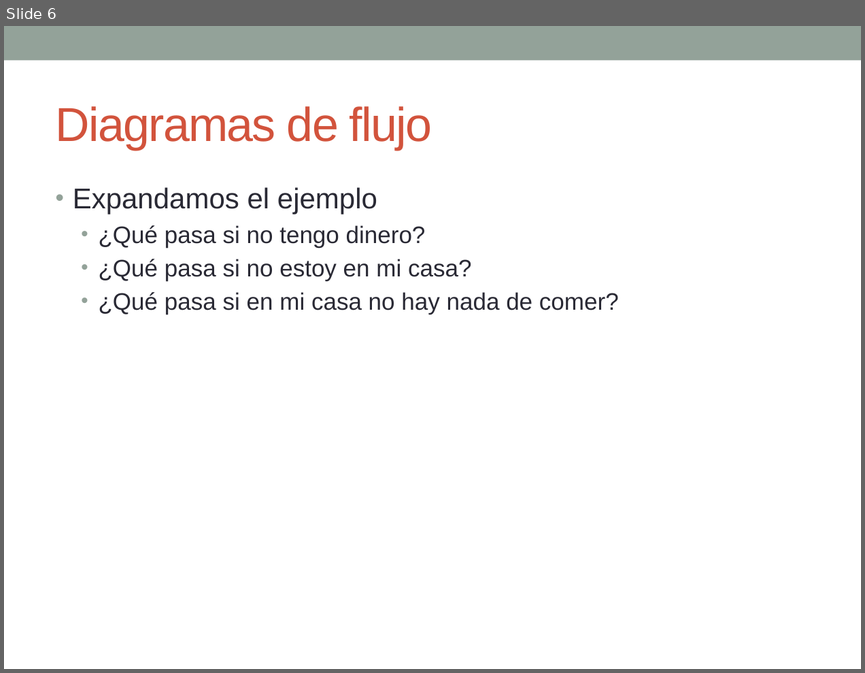
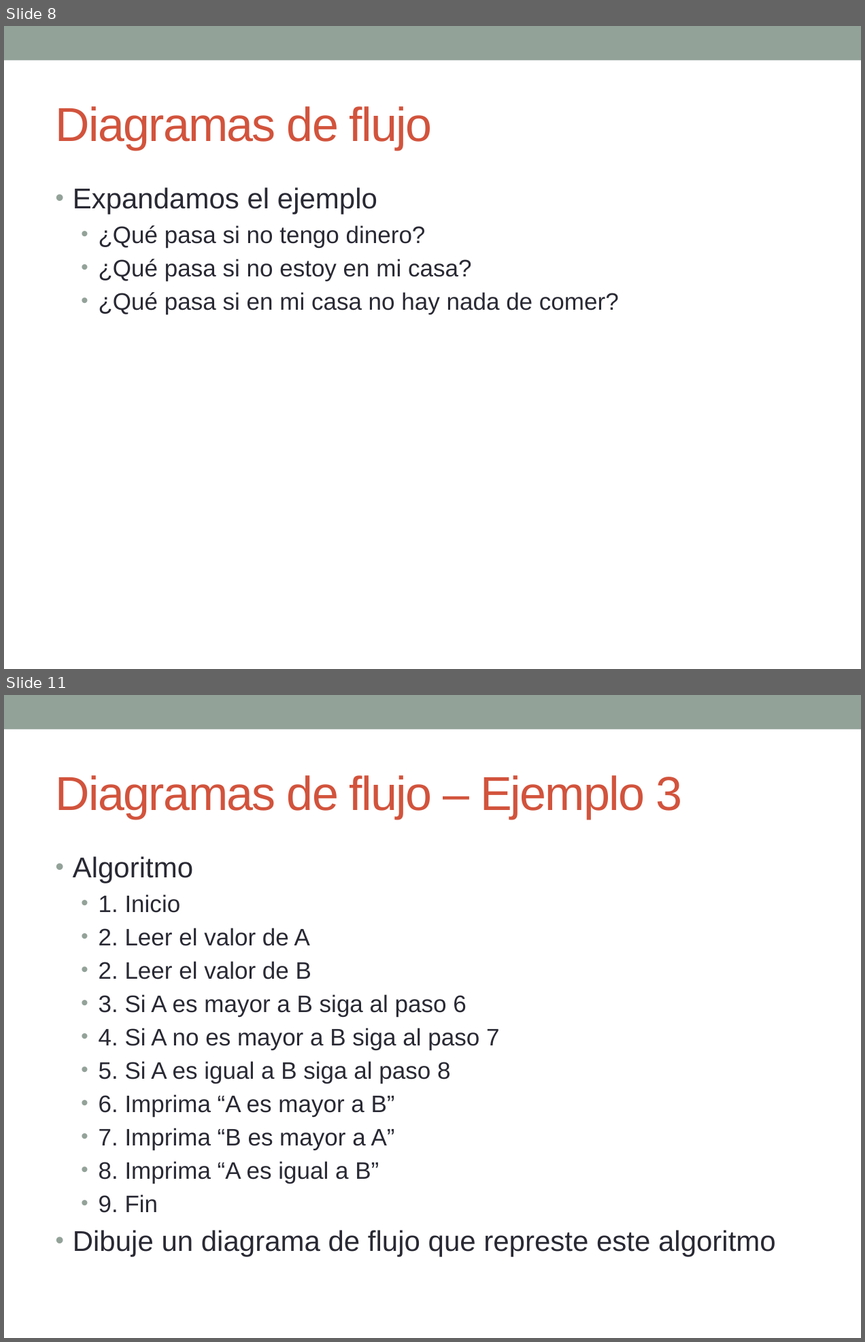
Before and after one commit to esolorzanob/UPI_Introduccion, a slide deck: Semana 2.pptx. Shown one above the other, each under a label of ours: slide 6 before the commit, slides 8 and 11 after it; the slides between them are not shown. The pictures are 865x673 and 865x1342 pixels, drawn with LibreOffice and Linux fonts; fonts in the diff are those of the drawing. Boxes give left, top, right and bottom in pixels: in the first picture for what was removed or moved away, otherwise in the second. Text is boxed around its words. In the diff, an @@ line names an element or a change of style, - is before the commit and + after.

```diff
--- a/Semana 2.pptx
+++ b/Semana 2.pptx
@@ slide 11 added at <box>4,695,861,1338</box>, background #FFFFFF; not listed: 1 template element that a slide beside it also shows @@
@@ title added at <box>56,775,682,819</box>, 40 pt, text #D2533C @@
+Diagramas de flujo – Ejemplo 3
@@ text added at <box>73,856,776,1257</box>, 20 pt, text #292934 @@
+• Algoritmo
+  • 1. Inicio
+  • 2. Leer el valor de A
+  • 2. Leer el valor de B
+  • 3. Si A es mayor a B siga al paso 6
+  • 4. Si A no es mayor a B siga al paso 7
+  • 5. Si A es igual a B siga al paso 8
+  • 6. Imprima “A es mayor a B”
+  • 7. Imprima “B es mayor a A”
+  • 8. Imprima “A es igual a B”
+  • 9. Fin
+• Dibuje un diagrama de flujo que represte este algoritmo
@@ what was slide 6 is now slide 8 @@
```
Also in this commit, not shown: 4 slides changed, 7 other slides added.
